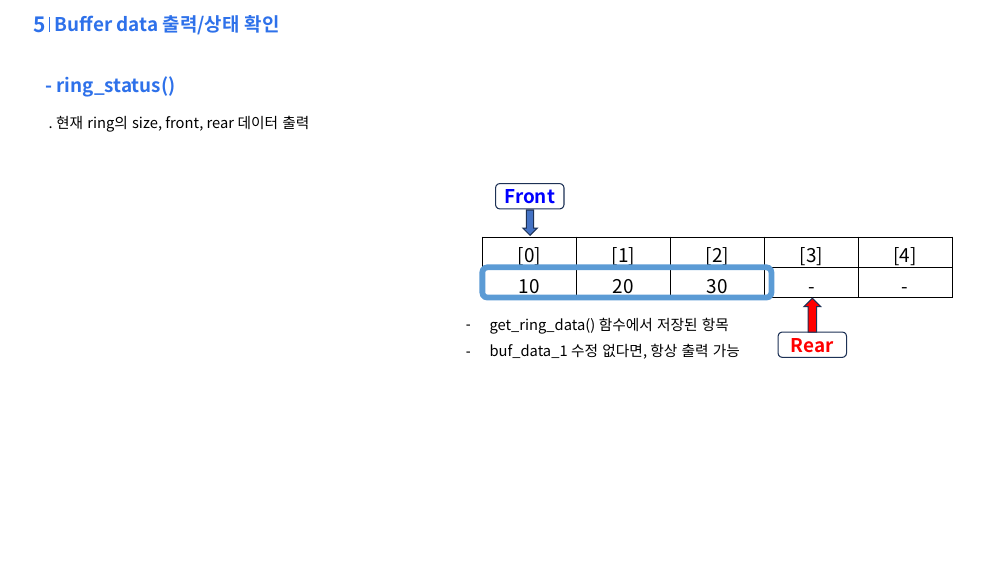
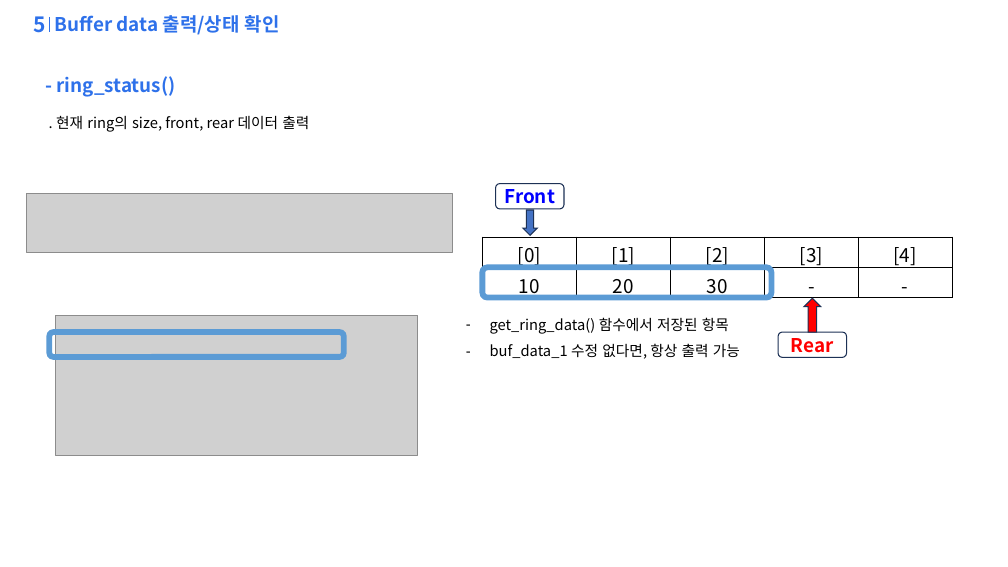
Before and after one commit to qfe051/L412_SelfTest_1_19, a slide deck: slide 9 of 21_c_study/example/ring_buf/ring_buffer.pptx. Drawn at 1008x567 pixels with LibreOffice and Linux fonts; fonts in the diff are those of the drawing; grey boxes stand for pictures; background and template pictures are left out. Boxes give left, top, right and bottom in pixels: in the first picture for what was removed or moved away, otherwise in the second. Text is boxed around its words. In the diff, an @@ line names an element or a change of style, - is before the commit and + after.

```diff
--- a/21_c_study/example/ring_buf/ring_buffer.pptx
+++ b/21_c_study/example/ring_buf/ring_buffer.pptx
@@ picture added at [26,194,453,252] @@
@@ picture added at [55,315,418,456] @@
@@ rounded rectangle added at [49,332,344,357], outline #5B9BD5 5.5 pt @@
```
Also in this commit, not shown: 6 other slides changed, 3 other files.
